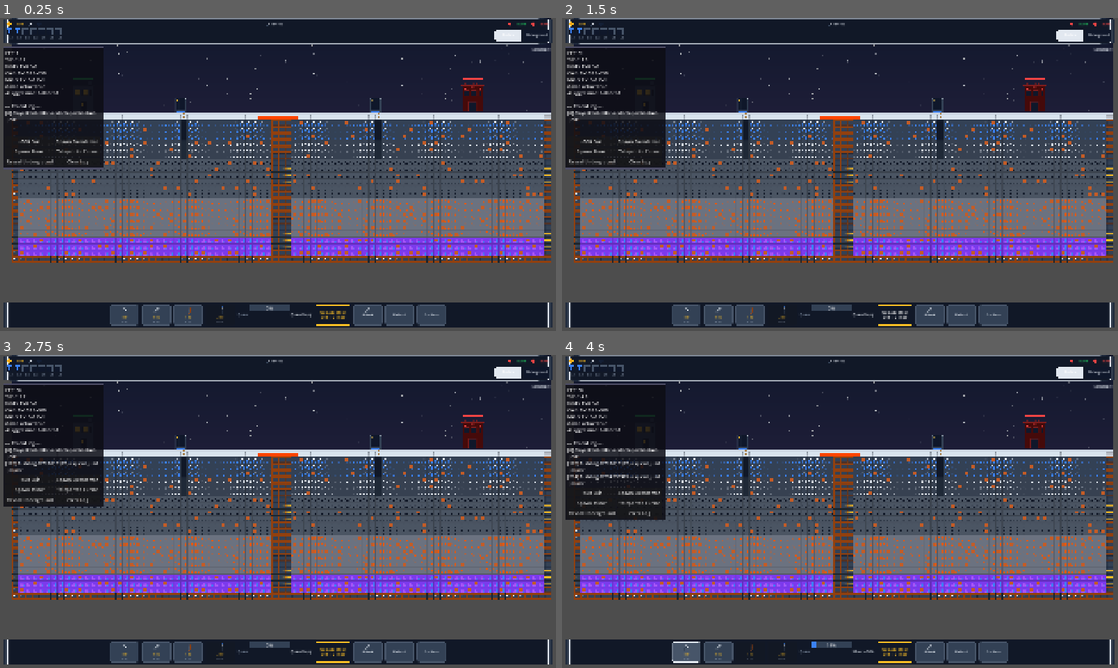
Above: before the commit, frames 1-4 (two rows, left to right).
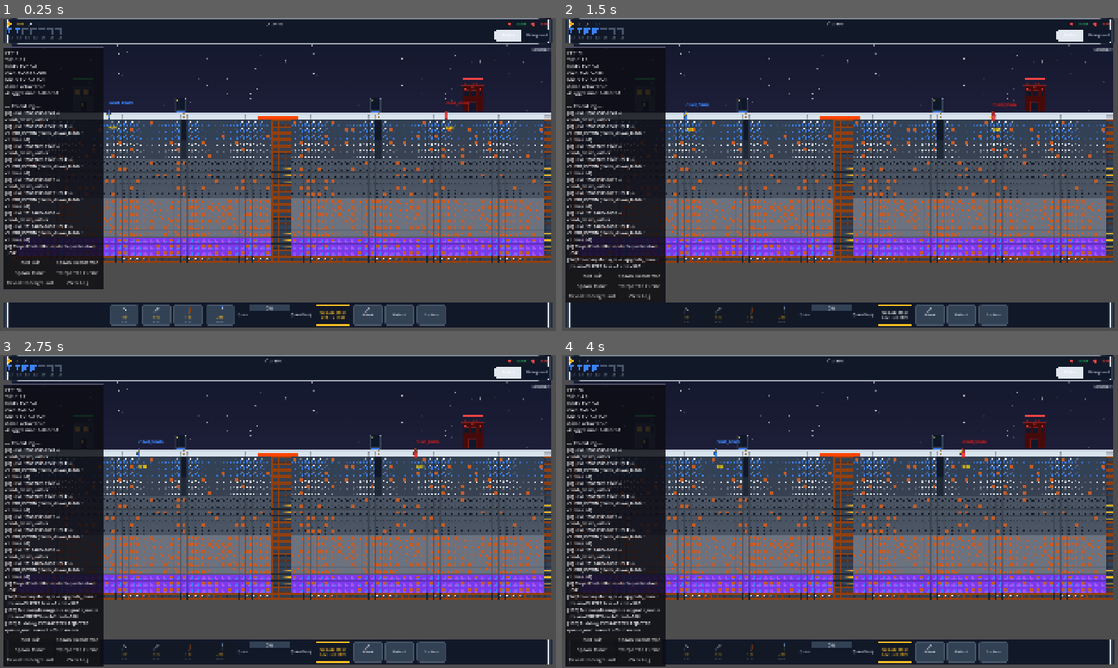
Above: after the commit, the same moments.

Repository: SZaidi00/mine-attack
Game: Godot game, scene res://scenes/main.tscn
The game is run twice, just before and just after one commit, with the same random seed, the same clock (stepped at 60 frames per second) and the same inputs.
Inputs (mouse positions are in pixels of both pictures, inside the frame that each line leads up to):
- Up to frame 1 (0.25 s): no input
- Up to frame 2 (1.5 s): click "Upgrade Miner Lv 1 → 2 | 500" at 0.5 s; click "Upgrade Miner Lv 1 → 2 | 500" (after the commit: "Upgrade Miner Lv 2 → 3 | 1500") at 1.25 s
- Up to frame 3 (2.75 s): click "Surface" at 2 s
- Up to frame 4 (4 s): click "Underground" at 2.75 s; click (684, 652) at 3.5 s, where only the run before the commit has a clickable "50"

The runs differ from the first frame. In frame 1, 11% of the frame differs, in the area x 0-98%, y 1-99%; in frame 2, 12%; in frame 3, 13%, in the area x 0-98%, y 1-100%; in frame 4, 12%.

Commit message:
mining updates

Diff:
--- a/scripts/autoload/constants.gd
+++ b/scripts/autoload/constants.gd
@@ -5,7 +5,8 @@
 const DEBUG_SEED: int = 12345
 
 # ─── ECONOMY ───
-const STARTING_COIN: int = 150
+const STARTING_COIN: int = 500
+const STARTING_MINERS: int = 2
 const MAX_UNITS: int = 100
 const MAX_QUEUE_SIZE: int = 5
 
@@ -33,7 +34,7 @@
 const MINER_STATS: Dictionary = {
 	1: { "hp": 50, "speed": 60, "mine_dps": 10, "carry": 20, "max_layer": 2 },
 	2: { "hp": 75, "speed": 70, "mine_dps": 15, "carry": 30, "max_layer": 4 },
-	3: { "hp": 100, "speed": 80, "mine_dps": 25, "carry": 50, "max_layer": 7 }
+	3: { "hp": 100, "speed": 80, "mine_dps": 25, "carry": 40, "max_layer": 7 }
 }
 
 # Authoritative mining swing stats per upgrade level. DPS = damage * swings.
@@ -62,15 +63,16 @@
 const LAYER_HEIGHT: int = 100
 const TILE_SIZE: int = 32
 
-# Layer coin ranges [min, max]
+# Layer coin ranges [min, max]. Sized so each side's layers yield enough for
+# the miner upgrades (500 / 1500) before the next tier unlocks.
 const LAYER_COIN_RANGES: Dictionary = {
-	1: Vector2i(5, 10),
-	2: Vector2i(8, 15),
-	3: Vector2i(12, 20),
-	4: Vector2i(15, 25),
-	5: Vector2i(20, 35),
-	6: Vector2i(25, 40),
-	7: Vector2i(30, 50)
+	1: Vector2i(15, 25),
+	2: Vector2i(20, 35),
+	3: Vector2i(30, 50),
+	4: Vector2i(40, 65),
+	5: Vector2i(55, 90),
+	6: Vector2i(70, 120),
+	7: Vector2i(90, 150)
 }
 
 # Layer tile HP
--- a/scripts/autoload/economy_manager.gd
+++ b/scripts/autoload/economy_manager.gd
@@ -119,6 +119,7 @@
 	if not spend_coin(team, cost):
 		return false
 	_miner_level[team] = next_level
+	DebugLog.log_command("EconomyManager", "upgrade_miner", "team=%s level=%d cost=%d" % ["PLAYER" if team == GameManager.Team.PLAYER else "ENEMY", next_level, cost])
 	miner_level_changed.emit(team)
 	return true
 
--- a/scripts/controllers/ai_controller.gd
+++ b/scripts/controllers/ai_controller.gd
@@ -57,6 +57,13 @@
 	var coin: int = EconomyManager.get_coin(team)
 	var level: int = EconomyManager.get_miner_level(team)
 	var population: int = EconomyManager.get_population(team)
+
+	# Upgrade miners first: banking 500/1500 for the upgrade takes priority
+	# over expensive units, otherwise the AI never saves enough to advance.
+	if level == 1 and coin >= _Constants.MINER_UPGRADE_COSTS[2]:
+		EconomyManager.upgrade_miner(team)
+	elif level == 2 and coin >= _Constants.MINER_UPGRADE_COSTS[3]:
+		EconomyManager.upgrade_miner(team)
 
 	# Queue decisions (respecting queue size and population cap).
 	var queue_size: int = building.call("get_queue").size()
@@ -71,12 +78,6 @@
 			building.call("queue_unit", "archer")
 		elif coin >= _Constants.COSTS["swordsman"]:
 			building.call("queue_unit", "swordsman")
-
-	# Upgrade miners.
-	if level == 1 and coin >= _Constants.MINER_UPGRADE_COSTS[2]:
-		EconomyManager.upgrade_miner(team)
-	elif level == 2 and coin >= _Constants.MINER_UPGRADE_COSTS[3]:
-		EconomyManager.upgrade_miner(team)
 
 
 func _run_mining() -> void:
--- a/scripts/units/unit.gd
+++ b/scripts/units/unit.gd
@@ -64,6 +64,10 @@
 # surface entry and retries periodically instead of thrashing down and up.
 var _mine_exhausted: bool = false
 var _exhausted_retry_timer: float = 0.0
+# Set when a mine command arrives while the miner is on the surface: digging
+# is only allowed from inside the mine, so the miner rides the ladder down
+# first and _handle_idle_miner re-issues this cell once underground.
+var _pending_mine_cell: Vector2i = Vector2i(-9999, -9999)
 # Phase 3.4: small per-unit offset applied to deposit and mine-entry targets
 # so multiple miners do not stack into a single sprite on the surface parade.
 var _movement_offset: Vector2 = Vector2.ZERO
@@ -205,6 +209,15 @@
 	if data == null or not data.is_miner:
 		DebugLog.log_reject("Unit %d" % get_instance_id(), "mine_cell", "not a miner")
 		return
+	if not is_underground:
+		# Digging is only allowed from inside the mine. Ride the ladder down
+		# first; _handle_idle_miner re-issues this cell once underground.
+		# (Set after climb_down_ladder because it clears targets.)
+		climb_down_ladder()
+		_pending_mine_cell = grid_pos
+		DebugLog.log_command("Unit %d" % get_instance_id(), "mine_cell", str(grid_pos) + " (deferred until underground)")
+		return
+	_pending_mine_cell = Vector2i(-9999, -9999)
 	DebugLog.log_command("Unit %d" % get_instance_id(), "mine_cell", str(grid_pos))
 	_clear_target()
 	_target_cell = grid_pos
@@ -652,6 +665,7 @@
 	_target_unit = null
 	_target_building = null
 	_target_cell = Vector2i(-9999, -9999)
+	_pending_mine_cell = Vector2i(-9999, -9999)
 	_target_position = Vector2.ZERO
 	_path.clear()
 	_path_index = 0
@@ -748,15 +762,17 @@
 
 func _handle_idle_miner() -> void:
 	# Full miners (and miners flagged with nothing left to dig) deposit at the
-	# building. When the mine is exhausted, wait near the surface entry until
-	# the retry timer fires. Otherwise surface miners climb down the ladder and
-	# underground miners look for the next cell to dig.
+	# building. Otherwise surface miners climb down the ladder — digging only
+	# happens inside the mine — and underground miners resume a pending mine
+	# command or look for the next cell to dig.
 	if carried_coin >= data.carry_capacity or (_deposit_requested and carried_coin > 0):
 		deposit_coin()
+	elif not is_underground:
+		climb_down_ladder()
+	elif _pending_mine_cell != Vector2i(-9999, -9999):
+		mine_cell(_pending_mine_cell)
 	elif _mine_exhausted:
 		_idle_near_mine_entry()
-	elif not is_underground:
-		climb_down_ladder()
 	else:
 		_find_and_mine()
 
@@ -1111,7 +1127,7 @@
 	data.miner_level = level
 	if level >= 2:
 		data.max_dig_layer = 4
-		data.carry_capacity += 5
+		data.carry_capacity += 10
 		data.max_hp += 10
 	if level >= 3:
 		data.max_dig_layer = 7
--- a/scripts/world/building.gd
+++ b/scripts/world/building.gd
@@ -43,6 +43,14 @@
 	_add_deposit_point()
 	_connect_view_mode()
 	queue_redraw()
+	call_deferred("_spawn_starting_miners")
+
+
+## Each base starts with free miners so the economy runs from the first
+## second. They still count toward the population cap.
+func _spawn_starting_miners() -> void:
+	for i in range(_Constants.STARTING_MINERS):
+		_spawn_front("miner", _resources["miner"])
 
 
 func _connect_view_mode() -> void:
--- a/scripts/world/grid_world.gd
+++ b/scripts/world/grid_world.gd
@@ -118,7 +118,7 @@
 				continue
 
 			# Ore chance rises with depth.
-			var is_ore: bool = randf() < (0.05 + layer * 0.03)
+			var is_ore: bool = randf() < (0.08 + layer * 0.04)
 			if is_ore:
 				var coin_range: Vector2i = _Constants.LAYER_COIN_RANGES[layer]
 				var coin: int = randi_range(coin_range.x, coin_range.y)
Not shown, changed: AGENTS.md
